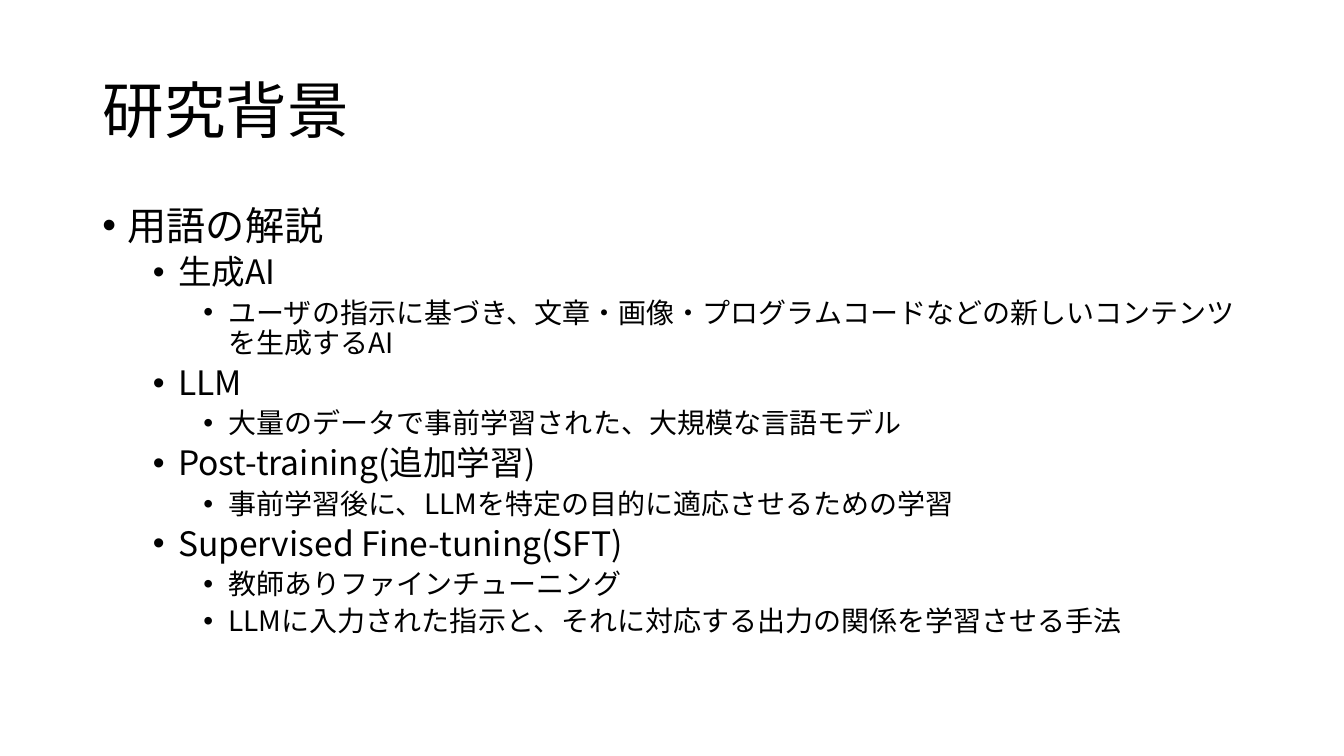
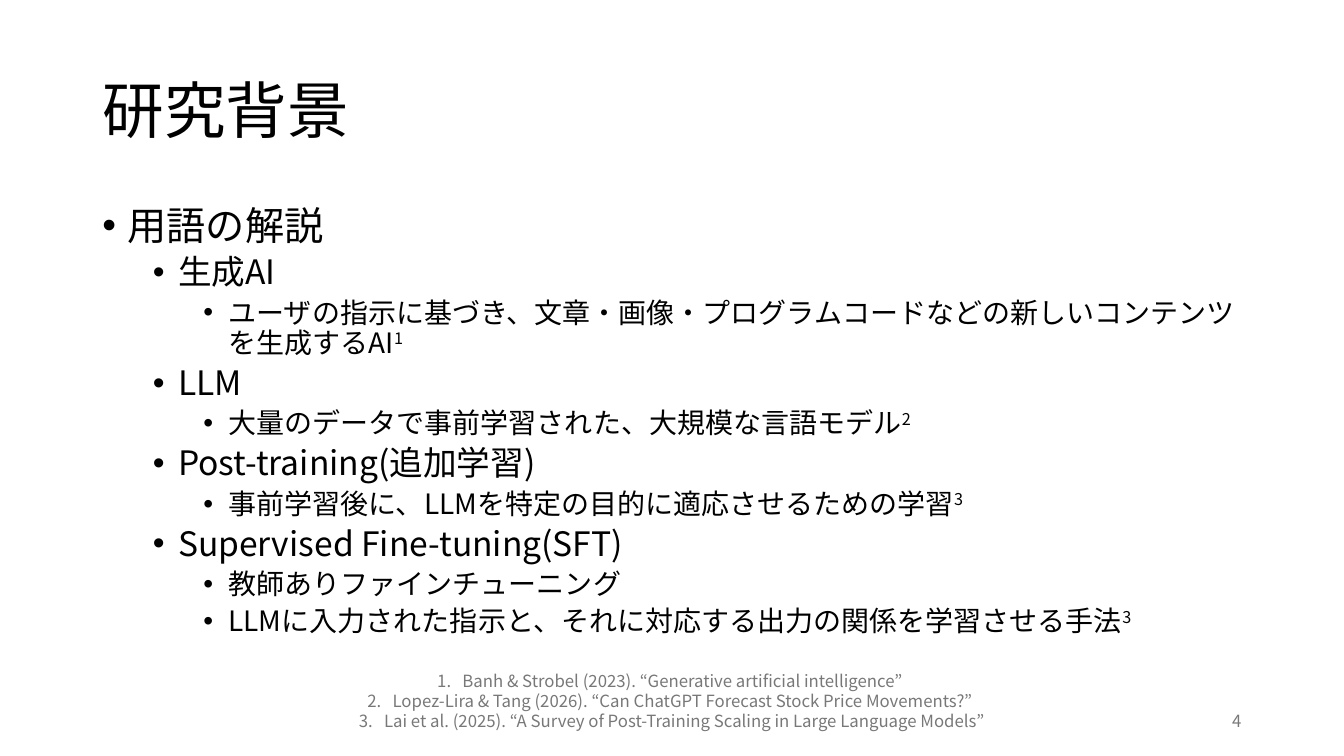
Before and after one commit to rollotea/array-task, a slide deck: slide 4 of 生成AIの追加学習による問題.pptx. Drawn at 1344x756 pixels with LibreOffice and Linux fonts; fonts in the diff are those of the drawing. Boxes give left, top, right and bottom in pixels: in the first picture for what was removed or moved away, otherwise in the second. Text is boxed around its words. In the diff, an @@ line names an element or a change of style, - is before the commit and + after.

```diff
--- a/生成AIの追加学習による問題.pptx
+++ b/生成AIの追加学習による問題.pptx
@@ text at <box>228,299,1234,355</box>: text changed @@
-    • ユーザの指示に基づき、文章・画像・プログラムコードなどの新しいコンテンツを生成するAI
+    • ユーザの指示に基づき、文章・画像・プログラムコードなどの新しいコンテンツを生成するAI1
@@ text at <box>228,409,911,436</box>: text changed @@
-    • 大量のデータで事前学習された、大規模な言語モデル
+    • 大量のデータで事前学習された、大規模な言語モデル2
@@ text at <box>228,490,954,517</box>: text changed @@
-    • 事前学習後に、LLMを特定の目的に適応させるための学習
+    • 事前学習後に、LLMを特定の目的に適応させるための学習3
@@ text at <box>228,607,1131,634</box>: text changed @@
-    • LLMに入力された指示と、それに対応する出力の関係を学習させる手法
+    • LLMに入力された指示と、それに対応する出力の関係を学習させる手法3
@@ text added at <box>384,673,984,731</box>, 12 pt, text #797979 @@
+1. Banh & Strobel (2023). “Generative artificial intelligence”
+2. Lopez-Lira & Tang (2026). “Can ChatGPT Forecast Stock Price Movements?”
+3. Lai et al. (2025). “A Survey of Post-Training Scaling in Large Language Models”
@@ page number added at <box>1232,714,1241,727</box>, 12 pt, text #797979 @@
+4
```
Also in this commit, not shown: 18 other slides changed, 5 slides added, 2 other files.
